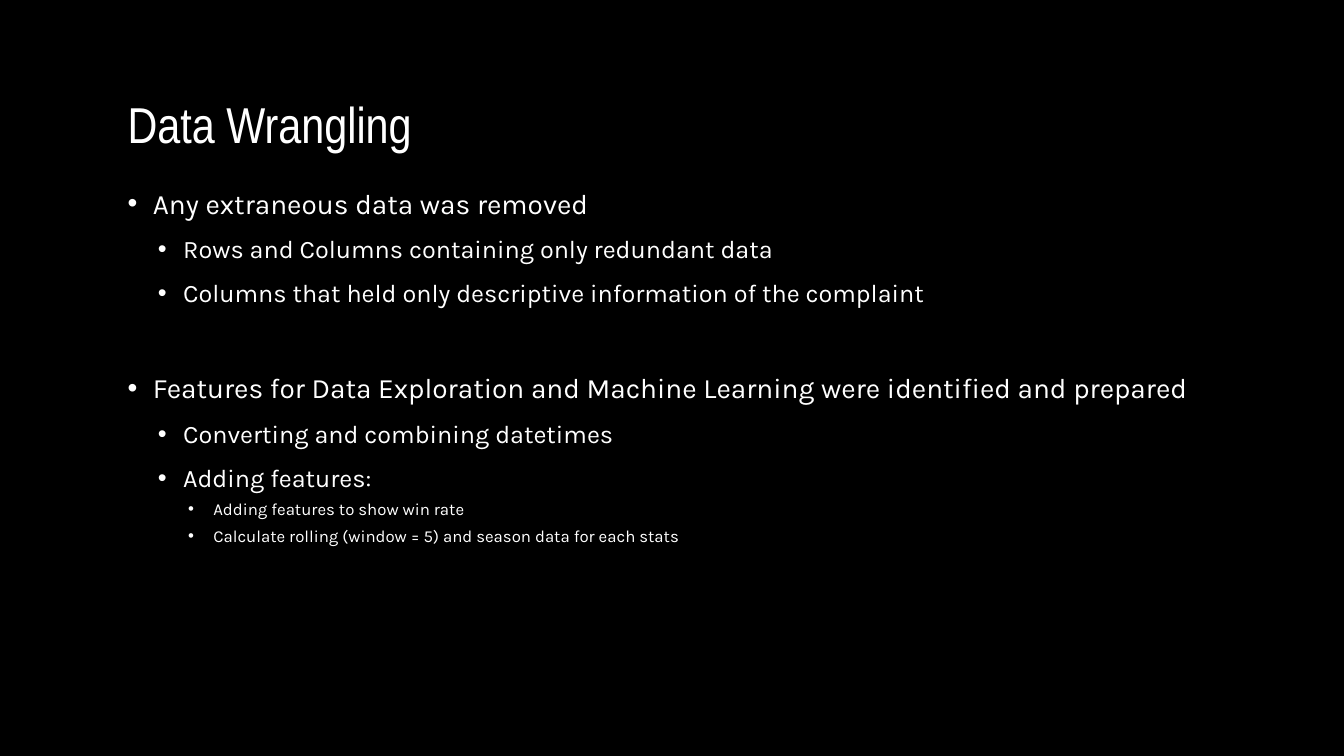
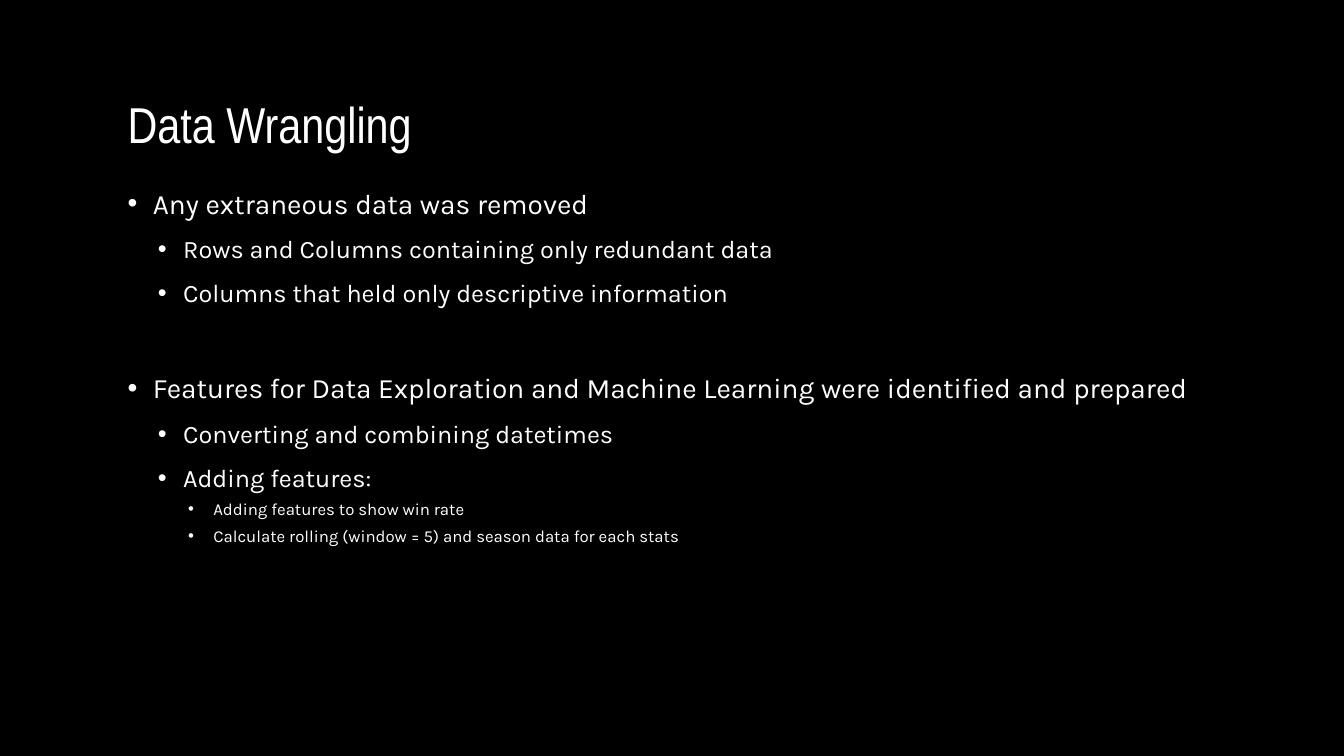
Before and after one commit to wt0034/Springboard, a slide deck: slide 7 of Capstone 3/Capstone 3.pptx. Drawn at 1344x756 pixels with LibreOffice and Linux fonts; fonts in the diff are those of the drawing; background and template pictures are left out. Boxes give left, top, right and bottom in pixels: in the first picture for what was removed or moved away, otherwise in the second. Text is boxed around its words. In the diff, an @@ line names an element or a change of style, - is before the commit and + after.

```diff
--- a/Capstone 3/Capstone 3.pptx
+++ b/Capstone 3/Capstone 3.pptx
@@ text at <box>183,284,728,308</box>: text changed @@
-  • Columns that held only descriptive information of the complaint
+  • Columns that held only descriptive information
```
Also in this commit, not shown: 1 other slide changed.
